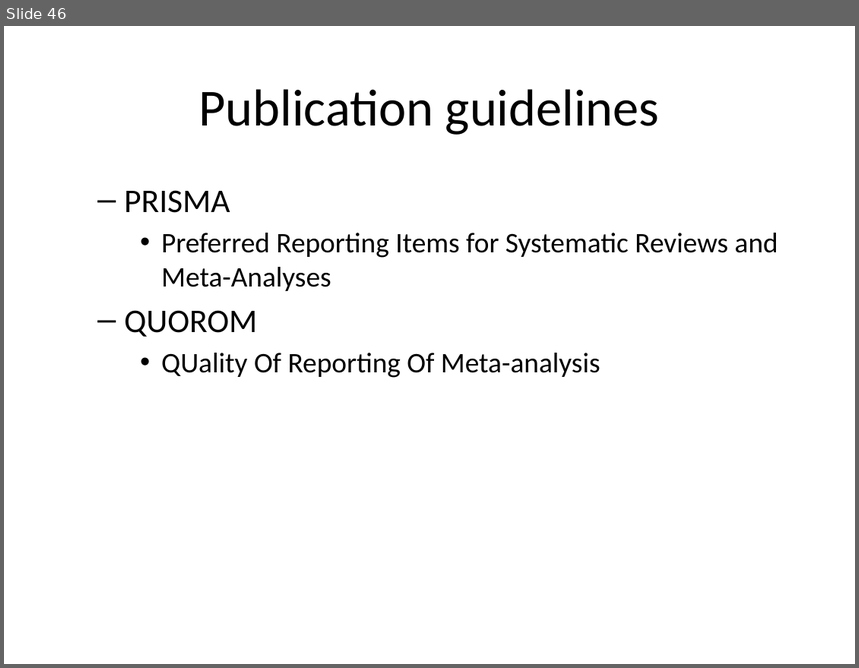
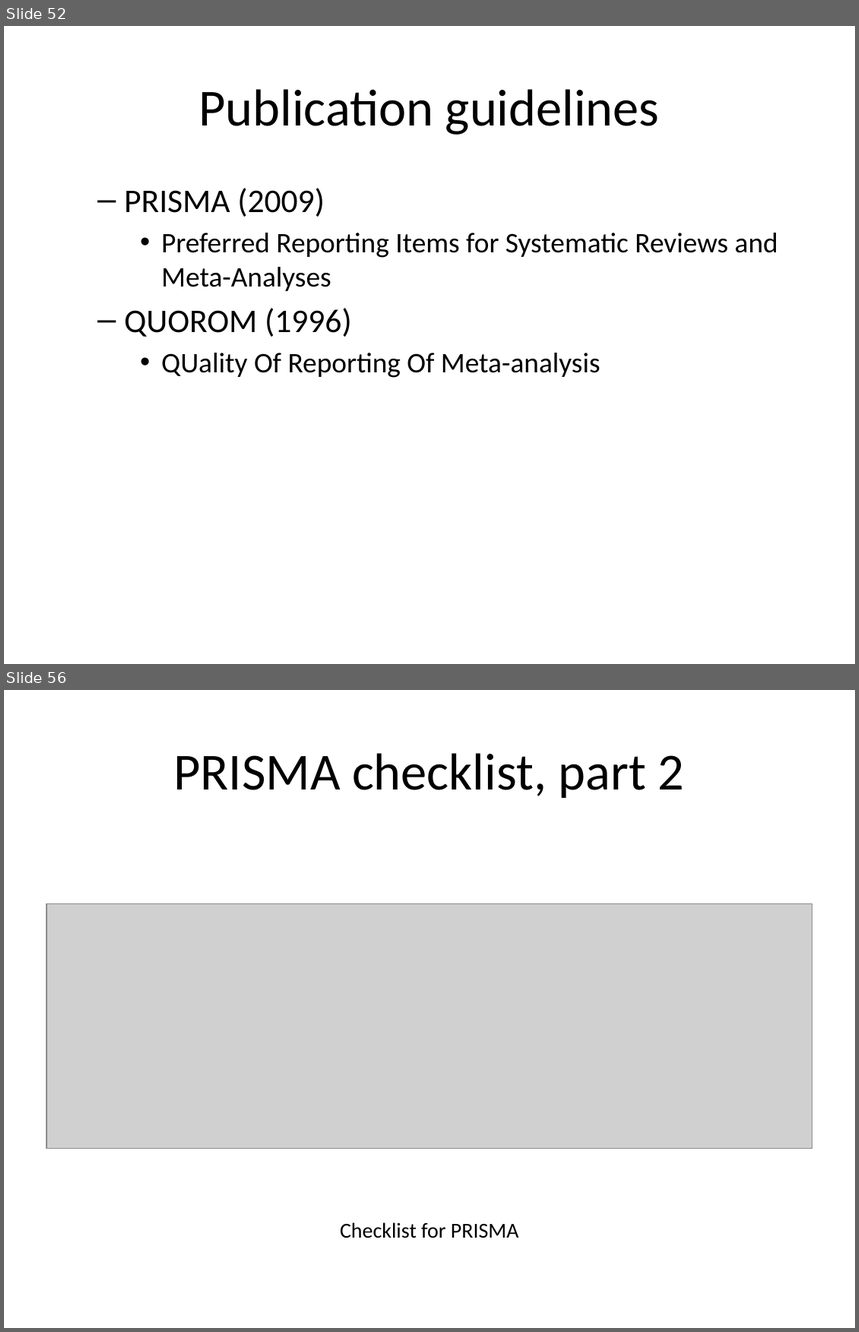
Before and after one commit to pmean/introduction-meta-analysis, a slide deck: src/intro.pptx. Shown one above the other, each under a label of ours: slide 46 before the commit, slides 52 and 56 after it; the slides between them are not shown. The pictures are 859x668 and 859x1332 pixels, drawn with LibreOffice and Linux fonts; fonts in the diff are those of the drawing; grey boxes stand for pictures. Boxes give left, top, right and bottom in pixels: in the first picture for what was removed or moved away, otherwise in the second. Text is boxed around its words. In the diff, an @@ line names an element or a change of style, - is before the commit and + after.

Commit message:
Added PRISMA material

```diff
--- a/src/intro.pptx
+++ b/src/intro.pptx
@@ slide 56 added at box(4, 690, 855, 1328), background #FFFFFF @@
@@ title added at box(173, 753, 684, 798), 44 pt, text #000000 @@
+PRISMA checklist, part 2
@@ picture added at box(47, 904, 813, 1149) @@
@@ text added at box(340, 1223, 519, 1239), 18 pt, text #000000 @@
+Checklist for PRISMA
@@ what was slide 46 is now slide 52 @@
@@ slide 52 changed as well @@
@@ text at box(124, 188, 325, 217): text changed @@
-  – PRISMA
+  – PRISMA (2009)
@@ text at box(124, 308, 352, 337): text changed @@
-  – QUOROM
+  – QUOROM (1996)
```
Also in this commit, not shown: 6 other slides changed, 13 other slides added, 2 slides removed, 8 other files.
